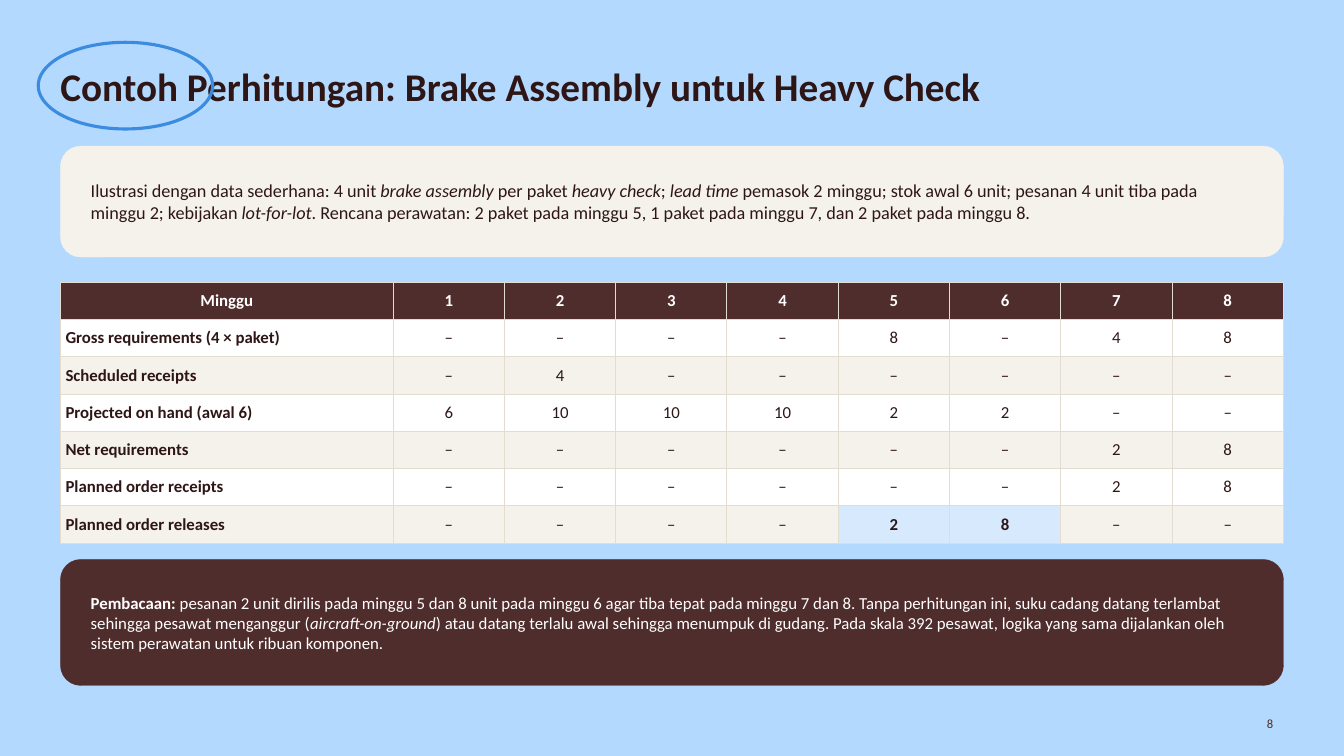
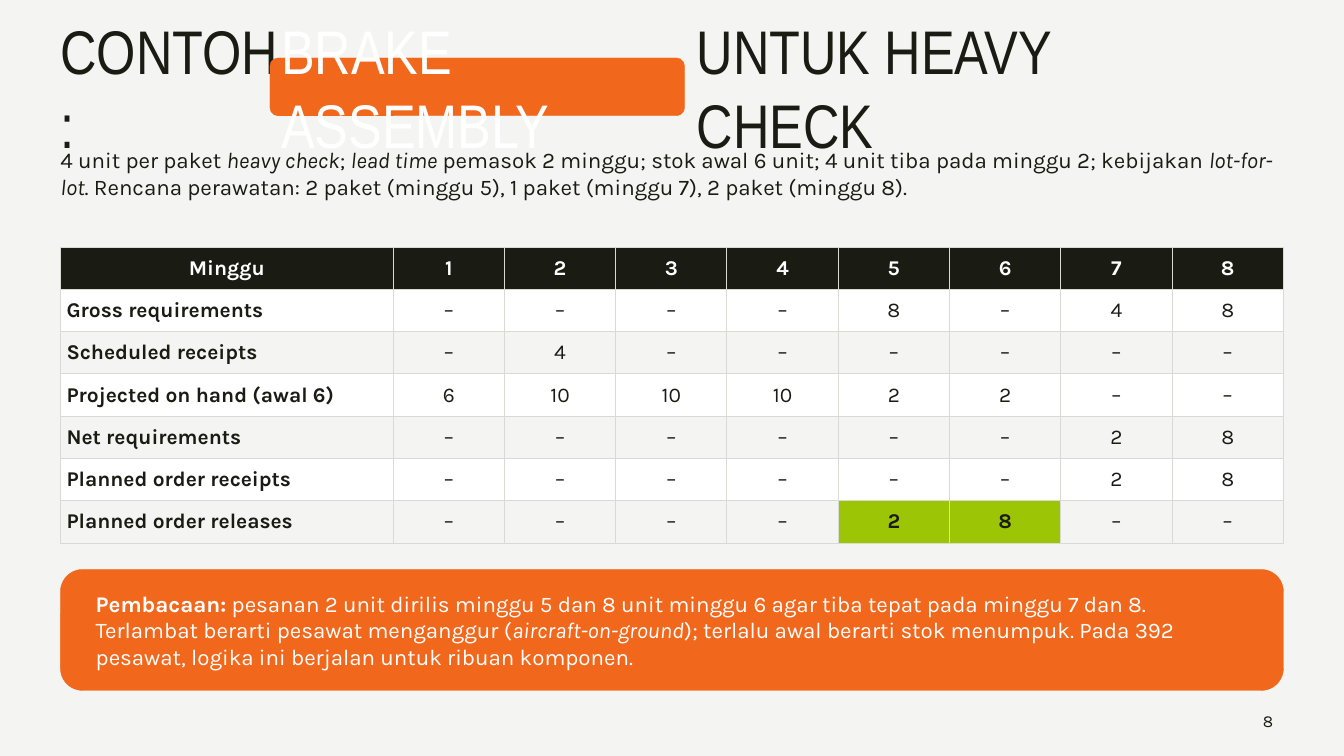
Before and after one commit to aslihabnuri/Dom-Manipulation, a slide deck: slide 8 of presentasi/Planning-and-Control_MRP-ERP-Scheduling_Alaska-Airlines.pptx. Drawn at 1344x756 pixels with LibreOffice and Linux fonts; fonts in the diff are those of the drawing. Boxes give left, top, right and bottom in pixels: in the first picture for what was removed or moved away, otherwise in the second. Text is boxed around its words. In the diff, an @@ line names an element or a change of style, - is before the commit and + after.

```diff
--- a/presentasi/Planning-and-Control_MRP-ERP-Scheduling_Alaska-Airlines.pptx
+++ b/presentasi/Planning-and-Control_MRP-ERP-Scheduling_Alaska-Airlines.pptx
@@ background #B3D9FE to #F4F4F2 @@
@@ ellipse removed at bbox=[38, 42, 213, 129] @@
@@ text added at bbox=[60, 31, 278, 86], 44 pt, text #1A1C14 @@
+CONTOH:
@@ rounded rectangle added at bbox=[270, 57, 685, 115], fill #F1681D, outline #F1681D 0.25 pt @@
@@ text added at bbox=[281, 57, 549, 160], 44 pt, text #FFFFFF @@
+BRAKE ASSEMBLY
@@ text added at bbox=[697, 31, 1052, 160], 44 pt, text #1A1C14 @@
+UNTUK HEAVY CHECK
@@ title removed at bbox=[60, 68, 980, 111] @@
-Contoh Perhitungan: Brake Assembly untuk Heavy Check
@@ text at bbox=[60, 147, 1273, 201]: text changed; size 13 to 16 pt; font Calibri to Karla; text colour #2E1616 to #1A1C14 @@
-Ilustrasi dengan data sederhana: 4 unit brake assembly per paket heavy check; lead time pemasok 2 minggu; stok awal 6 unit; pesanan 4 unit tiba pada minggu 2; kebijakan lot-for-lot. Rencana perawatan: 2 paket pada minggu 5, 1 paket pada minggu 7, dan 2 paket pada minggu 8.
+4 unit per paket heavy check; lead time pemasok 2 minggu; stok awal 6 unit; 4 unit tiba pada minggu 2; kebijakan lot-for-lot. Rencana perawatan: 2 paket (minggu 5), 1 paket (minggu 7), 2 paket (minggu 8).
@@ text "4 unit per paket heavy ..." at bbox=[60, 147, 1273, 201]: vertical alignment middle to top @@
@@ rounded rectangle removed at bbox=[60, 146, 1284, 257] @@
@@ table at bbox=[60, 247, 1280, 533] @@
-row 2, column 1: Gross requirements (4 × paket)
+row 2, column 1: Gross requirements
@@ fill #4F2D2C to #1A1C14 in row 1 @@
@@ fill #F5F2EB to #F4F4F2 in 25 cells @@
@@ fill #D7EAFD to #9CC506 in 2 cells @@
@@ size 12 to 15 pt, font Calibri to Karla @@
@@ text colour #2E1616 to #1A1C14 in "–", "–", "–", "–" and 49 more places @@
@@ borders changed @@
@@ table: place and size @@
-table at bbox=[60, 282, 1280, 534]
+table at bbox=[60, 247, 1280, 533]
@@ rounded rectangle: place and size @@
-rounded rectangle at bbox=[60, 560, 1284, 686]
+rounded rectangle at bbox=[60, 570, 1284, 691]
@@ rounded rectangle at bbox=[60, 570, 1284, 691]: fill #4F2D2C to #F1681D; outline #4F2D2C 0.25 pt to #F1681D 0.25 pt; proportions changed @@
@@ text at bbox=[96, 596, 1174, 671]: text changed; size 12 to 16 pt; font Calibri to Karla @@
-Pembacaan: pesanan 2 unit dirilis pada minggu 5 dan 8 unit pada minggu 6 agar tiba tepat pada minggu 7 dan 8. Tanpa perhitungan ini, suku cadang datang terlambat sehingga pesawat menganggur (aircraft-on-ground) atau datang terlalu awal sehingga menumpuk di gudang. Pada skala 392 pesawat, logika yang sama dijalankan oleh sistem perawatan untuk ribuan komponen.
+Pembacaan: pesanan 2 unit dirilis minggu 5 dan 8 unit minggu 6 agar tiba tepat pada minggu 7 dan 8. Terlambat berarti pesawat menganggur (aircraft-on-ground); terlalu awal berarti stok menumpuk. Pada 392 pesawat, logika ini berjalan untuk ribuan komponen.
@@ page number at bbox=[1263, 716, 1273, 727]: size 9 to 12 pt, font Calibri to Karla, text colour #4F2D2C to #1A1C14 @@
```
Also in this commit, not shown: 18 other slides changed, 1 slide added, 1 slide removed, 20 other files.
